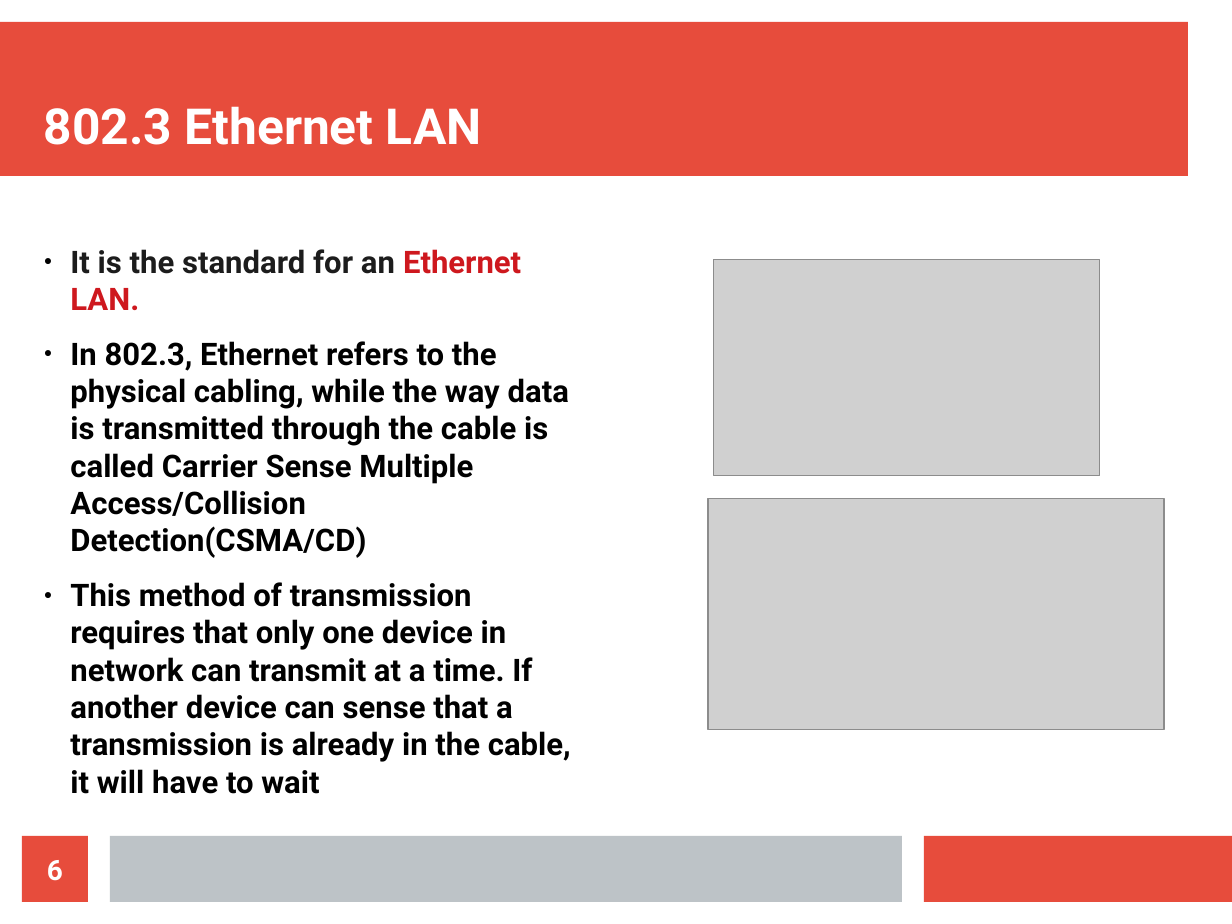
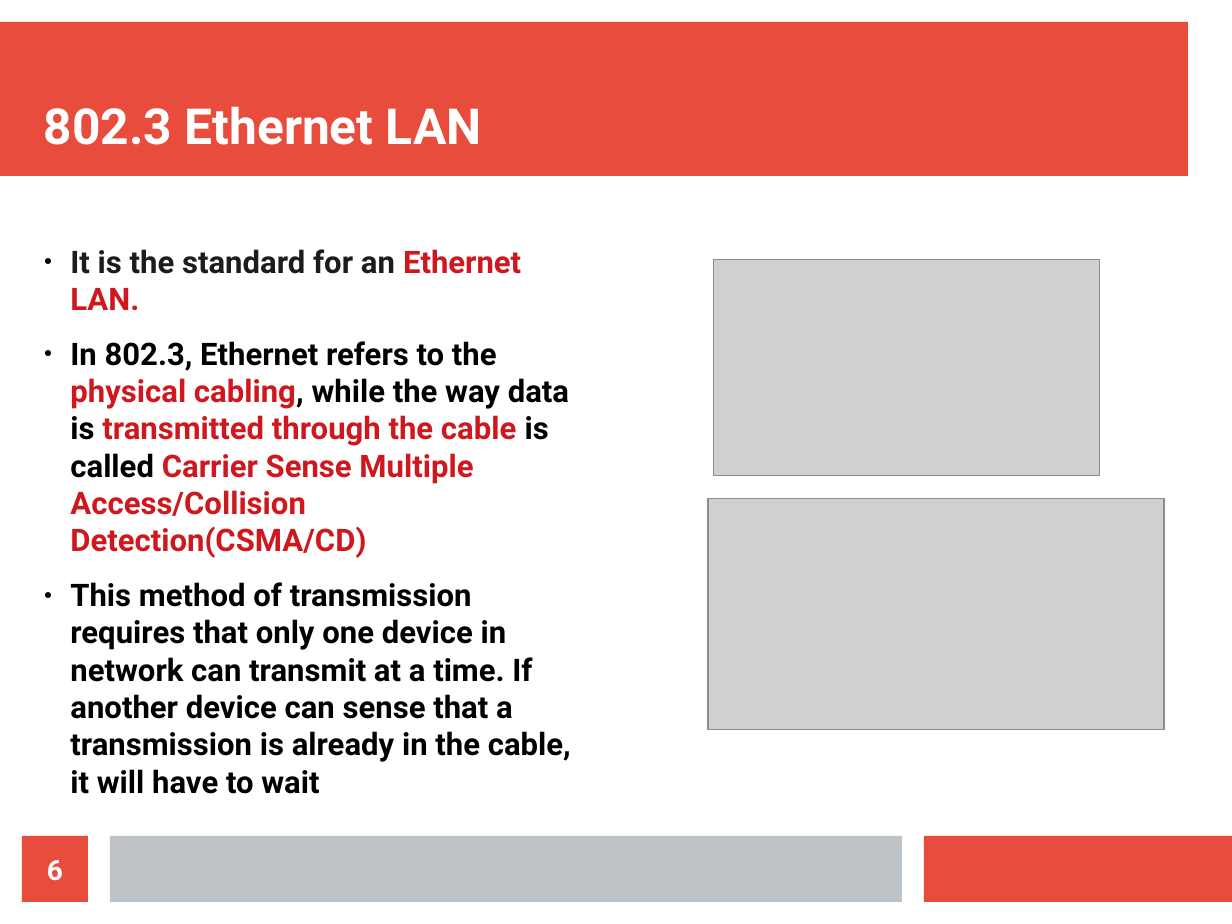
Before and after one commit to sunil11101/CN_Presentation_Section_C, a slide deck: slide 6 of CN PRESENTATION.odp. Drawn at 1232x924 pixels with LibreOffice and Linux fonts; fonts in the diff are those of the drawing; grey boxes stand for pictures. Boxes give left, top, right and bottom in pixels: in the first picture for what was removed or moved away, otherwise in the second. Text is boxed around its words. In the diff, an @@ line names an element or a change of style, - is before the commit and + after.

```diff
--- a/CN PRESENTATION.odp
+++ b/CN PRESENTATION.odp
@@ text at (70,341,569,558): text colour #000000 to #CE181E in "physical cabling, transmitted through the cable Carrier ..." @@
```
Also in this commit, not shown: 1 slide added, 1 other file.
